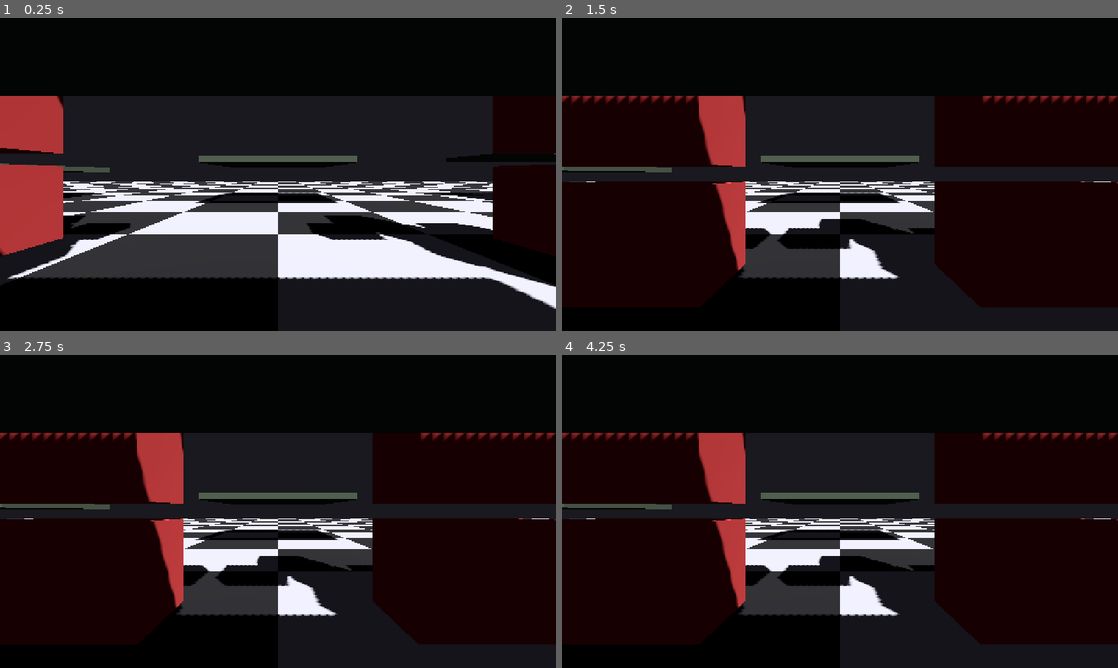
Above: before the commit, frames 1-4 (two rows, left to right).
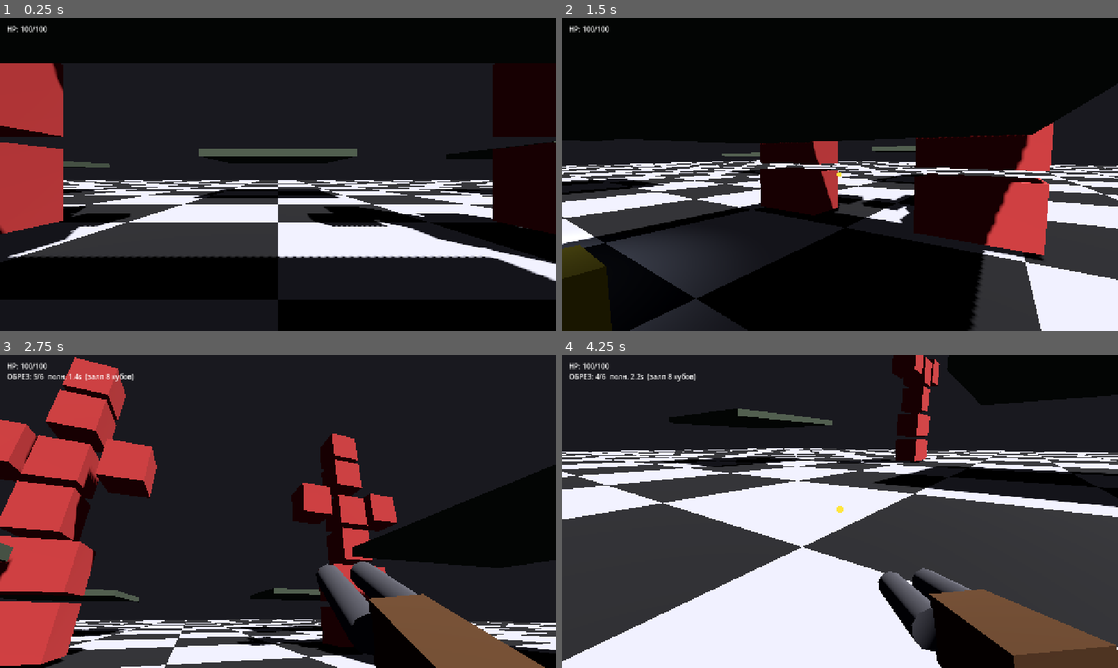
Above: after the commit, the same moments.

Repository: radomirsky/190K-G.O.P
Game: Godot game, scene res://main.tscn
Same seed, same stepped clock (60 frames per second), same inputs: the game is played once before the commit and once after it.
Inputs (mouse positions are in pixels of both pictures, inside the frame that each line leads up to):
- Up to frame 1 (0.25 s): no input
- Up to frame 2 (1.5 s): tap Enter at 0.5 s; move the mouse to (962, 158) at 0.52 s; hold D 0.53-1.28 s; tap H at 0.6, 1.35 s; click (962, 158) at 0.67 s; tap Space at 0.77 s; move the mouse to (728, 190) at 1.27 s; hold S from 1.28 s (still down); click (728, 190) at 1.42 s
- Up to frame 3 (2.75 s): tap Space at 1.52 s; move the mouse to (333, 442) at 2.02 s; release S at 2.03 s; hold D from 2.03 s (still down); tap E at 2.1 s; click (333, 442) at 2.17 s; tap H at 2.3 s
- Up to frame 4 (4.25 s): move the mouse to (812, 574) at 2.77 s; release D at 2.78 s; hold W 2.78-3.53 s; tap Shift at 2.85 s; click (812, 574) at 2.92 s; tap Space at 3.02, 3.77 s; tap H at 3.05, 3.8 s; move the mouse to (1006, 558) at 3.52 s; hold A from 3.53 s (still down); tap C at 3.6 s; click (1006, 558) at 3.67 s

The runs differ from the first frame. In frame 1, 42% of the frame differs, in the area x 0-100%, y 2-100%; in frame 2, 53%; in frame 3, 81%; in frame 4, 85%, in the area x 0-100%, y 0-100%.
Error before the commit: Parse Error: Function "_ensure_sawed_nodes()" not found in base self. (res://player.gd:297)

Commit message:
Обрез (H): залп из нескольких мини-кубов, ЛКМ, магазин и перезарядка.
Made-with: Cursor

Diff:
--- a/player.gd
+++ b/player.gd
@@ -351,6 +351,18 @@
 				_gun_label.text = "СТАЗИС: %d/%d  дозарядка… [ПКМ прицел]" % [_stasis_ammo, stasis_mag_size]
 			else:
 				_gun_label.text = "СТАЗИС: %d/%d  [ПКМ прицел]" % [_stasis_ammo, stasis_mag_size]
+		elif _equipped == EquippedGun.SAWED_OFF:
+			if _sawed_ammo < sawed_mag_size and _sawed_refill_wait > 0.0:
+				_gun_label.text = "ОБРЕЗ: %d/%d  полн. %.1fs  (залп %d кубов)" % [
+					_sawed_ammo,
+					sawed_mag_size,
+					_sawed_refill_wait,
+					sawed_pellet_count,
+				]
+			elif _sawed_reload > 0.0:
+				_gun_label.text = "ОБРЕЗ: %d/%d  дозарядка…" % [_sawed_ammo, sawed_mag_size]
+			else:
+				_gun_label.text = "ОБРЕЗ: %d/%d  (залп %d кубов)" % [_sawed_ammo, sawed_mag_size, sawed_pellet_count]
 		else:
 			_gun_label.text = ""
 
@@ -457,6 +469,16 @@
 				_stasis_ammo -= 1
 				if _stasis_ammo < stasis_mag_size:
 					_stasis_refill_wait = stasis_refill_delay_sec
+				_update_hp_ui()
+				get_viewport().set_input_as_handled()
+				return
+			if _equipped == EquippedGun.SAWED_OFF and _sawed_cd <= 0.0 and _sawed_ammo > 0:
+				_cancel_sawed_reload_anim()
+				_fire_sawed_off()
+				_sawed_cd = sawed_fire_cooldown_sec
+				_sawed_ammo -= 1
+				if _sawed_ammo < sawed_mag_size:
+					_sawed_refill_wait = sawed_refill_delay_sec
 				_update_hp_ui()
 				get_viewport().set_input_as_handled()
 				return
@@ -540,6 +562,9 @@
 		elif event.keycode == KEY_F and _world_actions_input_ok():
 			_toggle_stasis()
 			get_viewport().set_input_as_handled()
+		elif event.keycode == KEY_H and _world_actions_input_ok():
+			_toggle_sawed_off()
+			get_viewport().set_input_as_handled()
 		elif (
 			event.keycode == KEY_G
 			and not (event.shift_pressed or Input.is_key_pressed(KEY_SHIFT))
@@ -638,10 +663,13 @@
 func _update_weapon_visibility() -> void:
 	_ensure_gun_nodes()
 	_ensure_stasis_nodes()
+	_ensure_sawed_nodes()
 	if _gun_node:
 		_gun_node.visible = (_equipped == EquippedGun.PYRAMID)
 	if _stasis_node:
 		_stasis_node.visible = (_equipped == EquippedGun.STASIS)
+	if _sawed_node:
+		_sawed_node.visible = (_equipped == EquippedGun.SAWED_OFF)
 
 
 func _toggle_gun() -> void:
@@ -658,6 +686,28 @@
 	else:
 		_equipped = EquippedGun.STASIS
 	_update_weapon_visibility()
+
+
+func _toggle_sawed_off() -> void:
+	if _equipped == EquippedGun.SAWED_OFF:
+		_equipped = EquippedGun.NONE
+	else:
+		_equipped = EquippedGun.SAWED_OFF
+	_update_weapon_visibility()
+
+
+func _reset_sawed_model_idle() -> void:
+	_ensure_sawed_nodes()
+	if _sawed_node:
+		_sawed_node.rotation = Vector3.ZERO
+		_sawed_node.position = _SAWED_GUN_LOCAL_POS
+
+
+func _cancel_sawed_reload_anim() -> void:
+	if _sawed_reload <= 0.0:
+		return
+	_sawed_reload = 0.0
+	_reset_sawed_model_idle()
 
 
 func _ensure_gun_nodes() -> void:
@@ -736,6 +786,87 @@
 	_stasis_node.add_child(_stasis_muzzle)
 
 	_stasis_node.visible = false
+
+
+func _ensure_sawed_nodes() -> void:
+	if _sawed_node != null and is_instance_valid(_sawed_node):
+		return
+	if _camera == null:
+		return
+	_sawed_node = Node3D.new()
+	_sawed_node.name = "SawedOffGun"
+	_camera.add_child(_sawed_node)
+	_sawed_node.transform.origin = _SAWED_GUN_LOCAL_POS
+
+	var wood := StandardMaterial3D.new()
+	wood.albedo_color = Color(0.42, 0.28, 0.16, 1.0)
+	var metal := StandardMaterial3D.new()
+	metal.albedo_color = Color(0.35, 0.35, 0.38, 1.0)
+
+	var stock := MeshInstance3D.new()
+	var stock_m := BoxMesh.new()
+	stock_m.size = Vector3(0.1, 0.12, 0.22)
+	stock.mesh = stock_m
+	stock.set_surface_override_material(0, wood)
+	stock.position = Vector3(0.0, 0.0, 0.14)
+	_sawed_node.add_child(stock)
+
+	for side in [-1.0, 1.0]:
+		var barrel := MeshInstance3D.new()
+		var bm := CylinderMesh.new()
+		bm.top_radius = 0.038
+		bm.bottom_radius = 0.042
+		bm.height = 0.36
+		bm.radial_segments = 10
+		barrel.mesh = bm
+		barrel.set_surface_override_material(0, metal)
+		barrel.rotation = Vector3(PI / 2.0, 0.0, 0.0)
+		barrel.position = Vector3(side * 0.055, 0.0, -0.14)
+		_sawed_node.add_child(barrel)
+
+	_sawed_muzzle = Node3D.new()
+	_sawed_muzzle.name = "SawedMuzzle"
+	_sawed_muzzle.transform.origin = Vector3(0.0, 0.0, -0.32)
+	_sawed_node.add_child(_sawed_muzzle)
+
+	_sawed_node.visible = false
+
+
+func _fire_sawed_off() -> void:
+	var scene := get_tree().current_scene
+	if scene == null or _camera == null:
+		return
+	_ensure_sawed_nodes()
+	if _sawed_muzzle == null:
+		return
+	var base_dir := _throw_aim_dir()
+	var right := _camera.global_transform.basis.x
+	var up := _camera.global_transform.basis.y
+	var base_pos := _sawed_muzzle.global_position
+	for _i in range(sawed_pellet_count):
+		var cube := THROWABLE_CUBE_SCENE.instantiate() as RigidBody3D
+		cube.set_meta("_player_spawned", true)
+		cube.set_meta("_cube_scale_mul", sawed_pellet_scale)
+		scene.add_child(cube)
+		cube.scale = Vector3.ONE * sawed_pellet_scale
+		cube.mass = maxf(0.12, 0.85 * pow(sawed_pellet_scale, 3.0))
+		cube.global_position = base_pos + right * randf_range(-0.05, 0.05) + up * randf_range(-0.04, 0.04)
+		var jitter := right * randf_range(-sawed_spread_jitter, sawed_spread_jitter)
+		jitter += up * randf_range(-sawed_spread_jitter, sawed_spread_jitter)
+		var dir := (base_dir + jitter).normalized()
+		cube.global_rotation = _camera.global_rotation
+		cube.linear_velocity = dir * sawed_cube_speed
+		cube.angular_velocity = Vector3(
+			randf_range(-6.0, 6.0), randf_range(-6.0, 6.0), randf_range(-6.0, 6.0)
+		)
+		var lbl := cube.get_node_or_null("BrickLabel")
+		if lbl:
+			lbl.queue_free()
+		if _cubes_world_locked:
+			cube.freeze = true
+			cube.freeze_mode = RigidBody3D.FREEZE_MODE_STATIC
+		_update_throwable_visual(cube)
+		ThrowablesBudget.track_throwable(cube)
 
 
 func _fire_stasis_ring() -> void:
